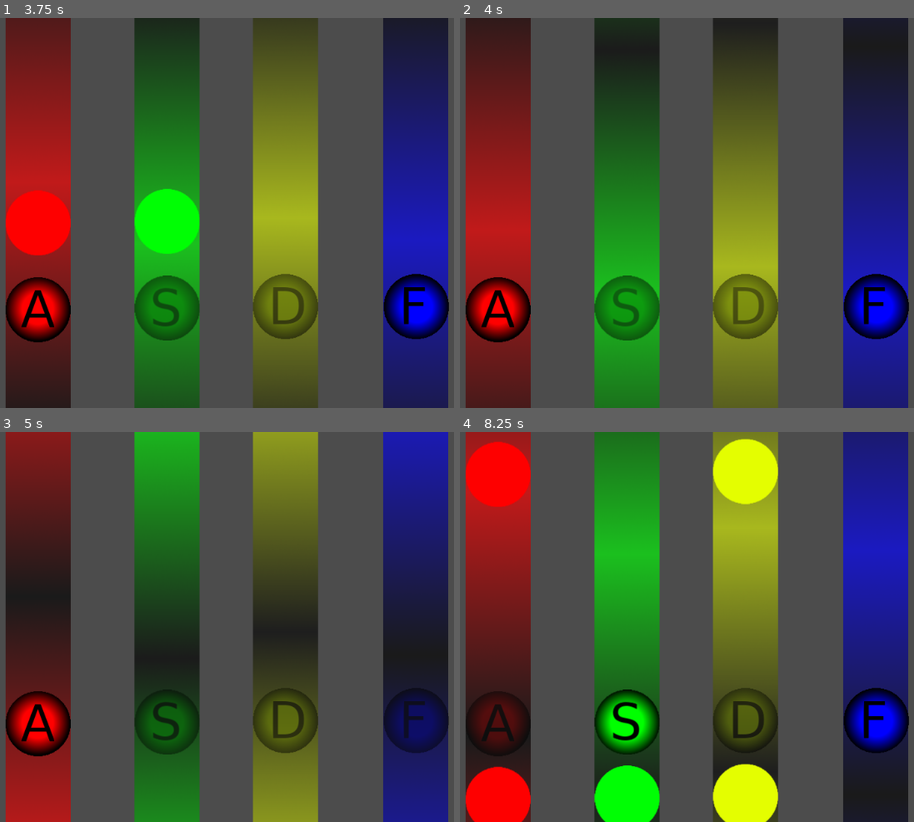
Above: before the commit, frames 1-4 (two rows, left to right).
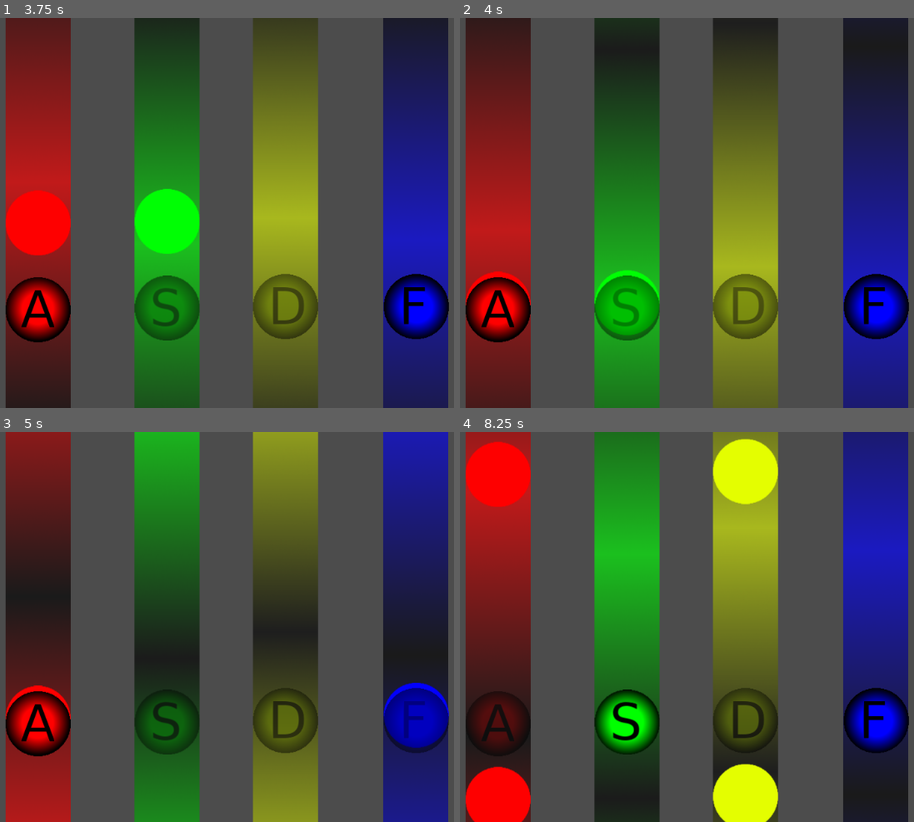
Above: after the commit, the same moments.

Repository: CanisCaeurelus/HIRO
Game: Godot game, scene res://screen.tscn
The game is run twice, just before and just after one commit, with the same random seed, the same clock (stepped at 60 frames per second) and the same inputs. Video files are missing from this copy of the repository; at most half a second of black plays in their place.
Inputs:
- Up to frame 1 (3.75 s): hold D 0.53-1.28 s; hold F 0.53-1.28 s; hold S 1.28-2.03 s; tap F at 1.35, 2.85 s; hold F 2.03-2.78 s; hold D 2.03-3.53 s; hold A from 3.53 s (still down); hold F from 3.53 s (still down)
- Up to frame 2 (4 s): keep holding A; keep holding F
- Up to frame 3 (5 s): keep holding A; release F at 4.28 s; tap F at 4.35 s
- Up to frame 4 (8.25 s): release A at 5.03 s; hold S 5.03-5.78 s; hold F 5.03-5.78 s; hold D 5.78-8.03 s; tap F at 5.85, 7.35 s; hold F 6.53-7.28 s; hold S from 8.03 s (still down); hold F from 8.03 s (still down)

Frame 1 is identical in both runs. In frame 2, 2.1% of the frame differs, in the area x 1-45%, y 64-82%; in frame 3, 2.1%, in the area x 1-99%, y 64-81%; in frame 4, 1.8%.

Commit message:
tap initial bugged

Diff:
--- a/globals.gd
+++ b/globals.gd
@@ -4,10 +4,18 @@
 export var Spressed = false;
 export var Dpressed = false;
 export var Fpressed = false;
+var Atapped = false;
+var Stapped = false;
+var Dtapped = false;
+var Ftapped = false;
 export var time = 0;
 export var paused = false;
 export var missedTap = false;
 export var timeToPixel = 500.0
+signal A_tapped
+signal S_tapped
+signal D_tapped
+signal F_tapped
 # Declare member variables here. Examples:
 # var a = 2
 # var b = "text"
@@ -20,8 +28,34 @@
 func _process(delta):
 	if !paused:
 		time+=delta
+		_tapDetect()
 	pass
 
 func tapMissed():
 	$"../Control/tapMissedSound".play()
 	print("yolo")
+
+func _tapDetect():
+	if Apressed and !Atapped:
+		emit_signal("A_tapped")
+		Atapped = true
+	if !Apressed:
+		Atapped = false
+
+	if Spressed and !Stapped:
+		emit_signal("S_tapped")
+		Stapped = true
+	if !Spressed:
+		Stapped = false
+
+	if Dpressed and !Dtapped:
+		emit_signal("D_tapped")
+		Dtapped = true
+	if !Dpressed:
+		Dtapped = false
+
+	if Fpressed and !Ftapped:
+		emit_signal("F_tapped")
+		Ftapped = true
+	if !Fpressed:
+		Ftapped = false
--- a/screen.tscn
+++ b/screen.tscn
@@ -7,11 +7,10 @@
 [ext_resource path="res://imadzes/Abaton.png" type="Texture" id=5]
 [ext_resource path="res://Sprite.gd" type="Script" id=6]
 [ext_resource path="res://imadzes/string.png" type="Texture" id=7]
-[ext_resource path="res://tap.tscn" type="PackedScene" id=8]
-[ext_resource path="res://imadzes/Sbaton.png" type="Texture" id=9]
-[ext_resource path="res://imadzes/Fbaton.png" type="Texture" id=10]
-[ext_resource path="res://imadzes/Dbaton.png" type="Texture" id=11]
-[ext_resource path="res://globals.gd" type="Script" id=12]
+[ext_resource path="res://imadzes/Sbaton.png" type="Texture" id=8]
+[ext_resource path="res://imadzes/Fbaton.png" type="Texture" id=9]
+[ext_resource path="res://imadzes/Dbaton.png" type="Texture" id=10]
+[ext_resource path="res://globals.gd" type="Script" id=11]
 
 [node name="Node2D" type="Node2D"]
 script = ExtResource( 1 )
@@ -42,7 +41,7 @@
 z_index = 1
 texture = ExtResource( 5 )
 script = ExtResource( 6 )
-tapArray = [ 1, 2.0, 3.0, 4.0, 5, 6, 7, 8, 9, 10, 0, 0, 0, 0 ]
+tapArray = [ 1.0, 2.0, 3.0, 4.0, 5, 6, 7, 8, 9, 10, 0, 0, 0, 0 ]
 
 [node name="string" type="Sprite" parent="buttonA"]
 self_modulate = Color( 1, 1, 1, 0.654902 )
@@ -52,13 +51,11 @@
 texture = ExtResource( 7 )
 offset = Vector2( 0, 250 )
 
-[node name="tap" parent="buttonA" instance=ExtResource( 8 )]
-
 [node name="buttonS" type="Sprite" parent="."]
 editor/display_folded = true
 position = Vector2( 423.443, 446.434 )
 z_index = 1
-texture = ExtResource( 9 )
+texture = ExtResource( 8 )
 script = ExtResource( 6 )
 modulation = Color( 0, 1, 0.0156863, 1 )
 key = "S"
--- a/tap.gd
+++ b/tap.gd
@@ -8,30 +8,43 @@
 signal missedTap
 signal lateTap
 signal earlyTap
-
+var selfDestroy = false
 # Called when the node enters the scene tree for the first time.
 func _ready():
 	self.connect("missedTap", get_node("../../globals"), "tapMissed")
-
+	match get_parent().key:
+		"A","a":
+			get_node("../../globals").connect("A_tapped", self, "_tapHit")
+		"S","s":
+			get_node("../../globals").connect("S_tapped", self, "_tapHit")
+		"D","d":
+			get_node("../../globals").connect("D_tapped", self, "_tapHit")
+		"F","f":
+			get_node("../../globals").connect("F_tapped", self, "_tapHit")
 	pass # Replace with function body.
 
 # Called every frame. 'delta' is the elapsed time since the previous frame.
 func _process(delta):
 	var timeDifference = (globals.time - tapTime)
 	self.position.y = timeDifference * globals.timeToPixel
-
+	var freeFlag = false
 	if timeDifference > 1.0 :
-		self.free()
+		selfDestroy = true
 	elif timeDifference > 0.5 and !missedSignalSent:
 		emit_signal("missedTap")
 		missedSignalSent = true
-	elif timeDifference > 0.1:
+
+	if selfDestroy:
+		self.free()
+	pass
+
+func _tapHit():
+	var timeDifference = (globals.time - tapTime)
+	if !(timeDifference > 0.1) and timeDifference > 0.05:
 		emit_signal("lateTap")
-		#self.free()
+		selfDestroy = true
 	elif timeDifference > -0.05:
-		#print("goodnigga")
-		if globals.Apressed:
-			self.free()
+		selfDestroy = true
 	elif timeDifference > -0.1:
 		emit_signal("earlyTap")
-	pass
+		selfDestroy = true
Not shown: 4 places in screen.tscn that only renumber resources
